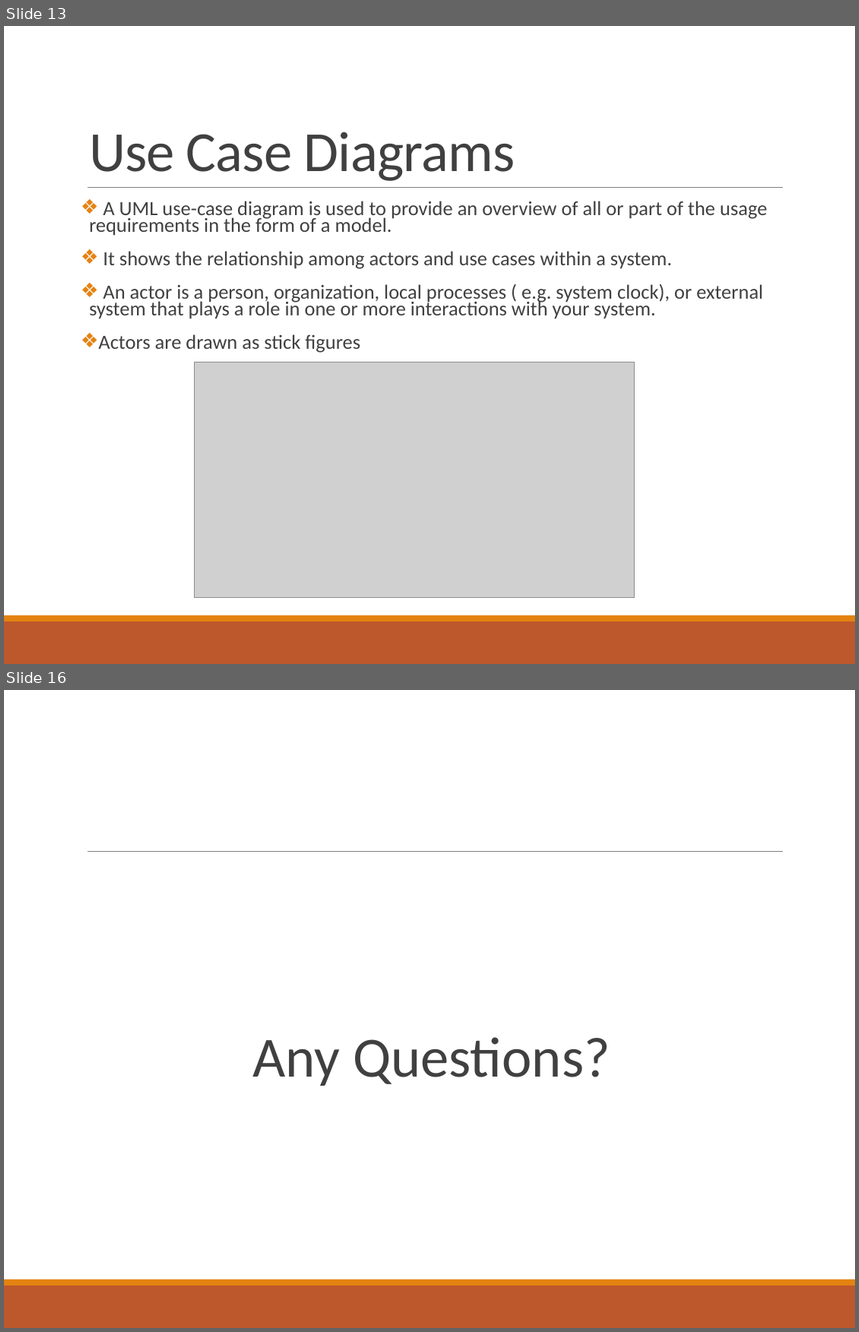
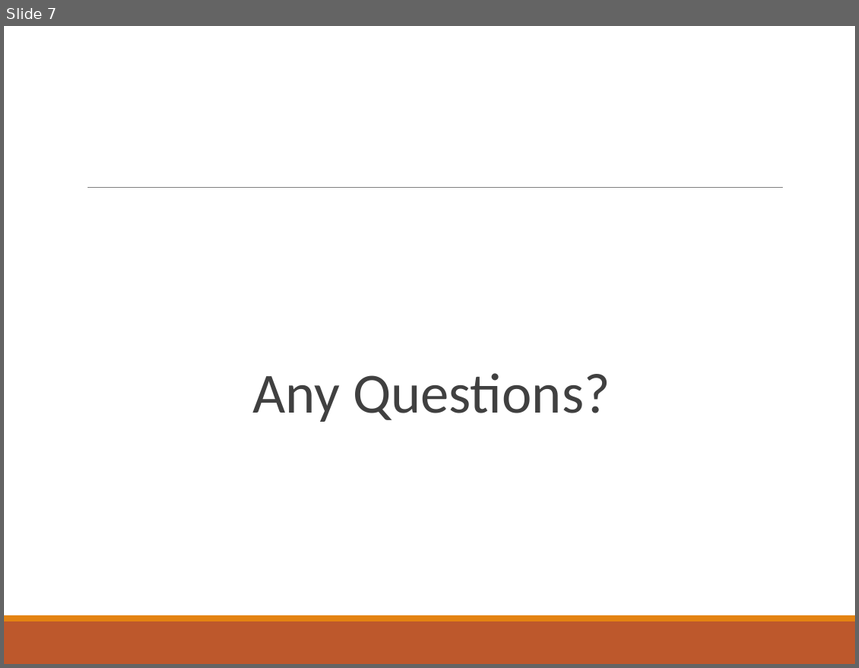
Before and after one commit to deeperj/dillinger, a slide deck: thesis/ukapp2/wqu_isc/sofware_design/Lesson 1 - Java.pptx. Shown one above the other, each under a label of ours: slides 13 and 16 before the commit, slide 7 after it; the slides between them are not shown. The pictures are 859x1332 and 859x668 pixels, drawn with LibreOffice and Linux fonts; fonts in the diff are those of the drawing; grey boxes stand for pictures. Boxes give left, top, right and bottom in pixels: in the first picture for what was removed or moved away, otherwise in the second. Text is boxed around its words. In the diff, an @@ line names an element or a change of style, - is before the commit and + after.

```diff
--- a/thesis/ukapp2/wqu_isc/sofware_design/Lesson 1 - Java.pptx
+++ b/thesis/ukapp2/wqu_isc/sofware_design/Lesson 1 - Java.pptx
@@ slide 13 removed at (4, 26, 855, 664), background #FFFFFF; not listed: 3 template elements that a slide beside it also shows @@
@@ title removed at (89, 132, 515, 181) @@
-Use Case Diagrams
@@ text removed at (89, 201, 767, 353) @@
-❖ A UML use-case diagram is used to provide an overview of all or part of the usage requirements in the form of a model.
-❖ It shows the relationship among actors and use cases within a system.
-❖ An actor is a person, organization, local processes ( e.g. system clock), or external system that plays a role in one or more interactions with your system.
-❖ Actors are drawn as stick figures
@@ picture removed at (195, 362, 635, 598) @@
@@ what was slide 16 is now slide 7 @@
```
Also in this commit, not shown: 3 slides changed, 12 slides added, 11 other slides removed, 5 other files.
